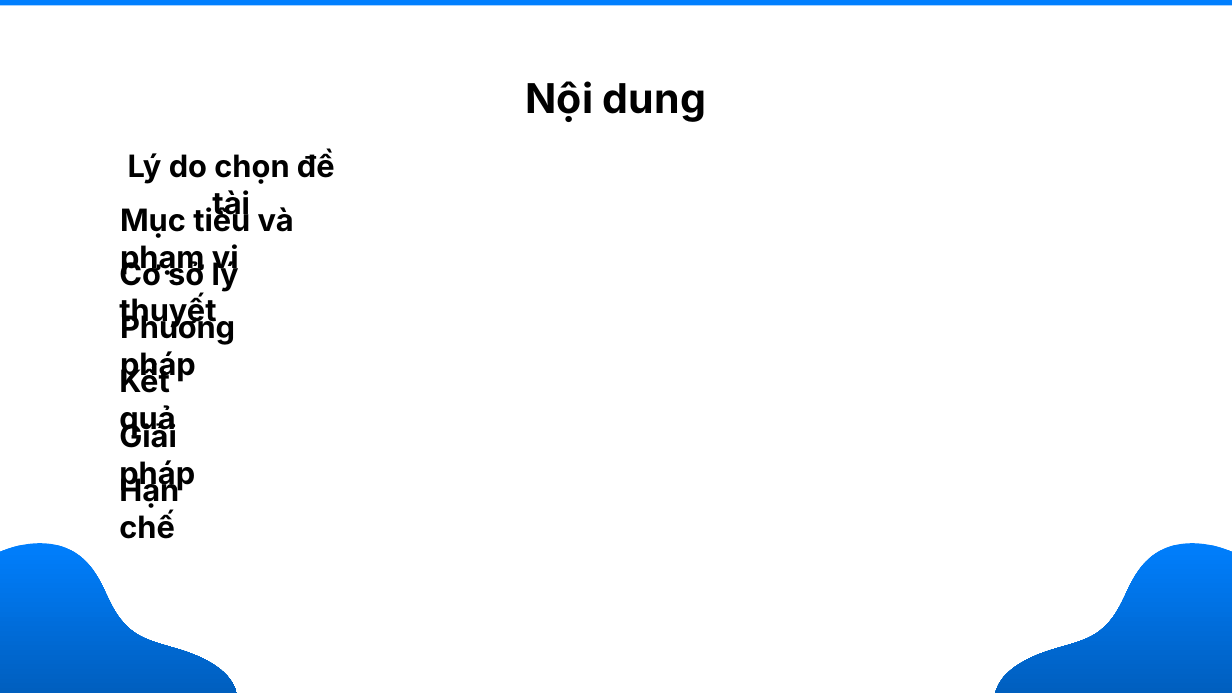
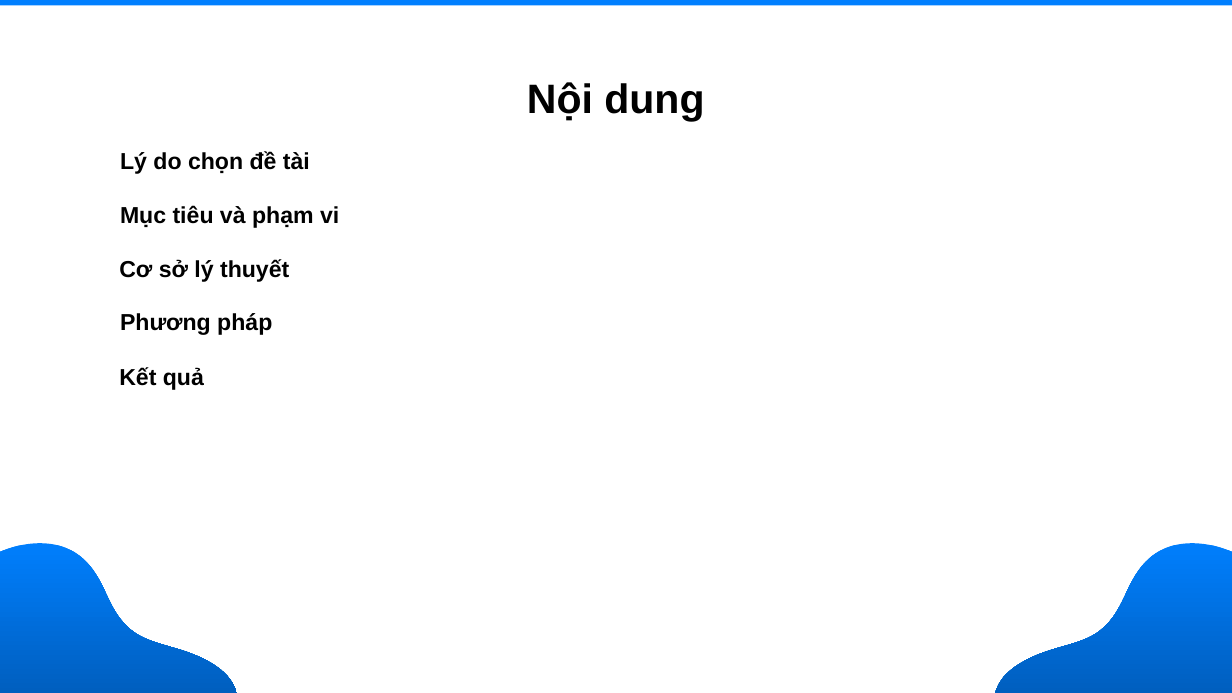
Before and after one commit to nguyendothanhloc/nguyendothanhloc-tn-da22ttd-110122105-nguyendothanhloc-xaydunghethongcotichhoptrolyaochottnn, a slide deck: slide 2 of docs/Slile.pptx. Drawn at 1232x693 pixels with LibreOffice and Linux fonts; fonts in the diff are those of the drawing; background and template pictures are left out. Boxes give left, top, right and bottom in pixels: in the first picture for what was removed or moved away, otherwise in the second. Text is boxed around its words. In the diff, an @@ line names an element or a change of style, - is before the commit and + after.

```diff
--- a/docs/Slile.pptx
+++ b/docs/Slile.pptx
@@ text "Nội dung" at <box>527,82,704,121</box>: font Inter to Arial @@
@@ size 24 to 18 pt, font Inter to Arial in 5 elements at <box>119,367,204,390</box>, <box>120,151,310,174</box>, <box>119,259,289,282</box>, <box>120,313,272,335</box>, <box>120,205,339,228</box> @@
@@ text removed at <box>119,421,195,490</box> @@
-Giải pháp
@@ text removed at <box>119,475,179,539</box> @@
-Hạn chế
```
Also in this commit, not shown: 7 other slides changed, 2 slides added.
